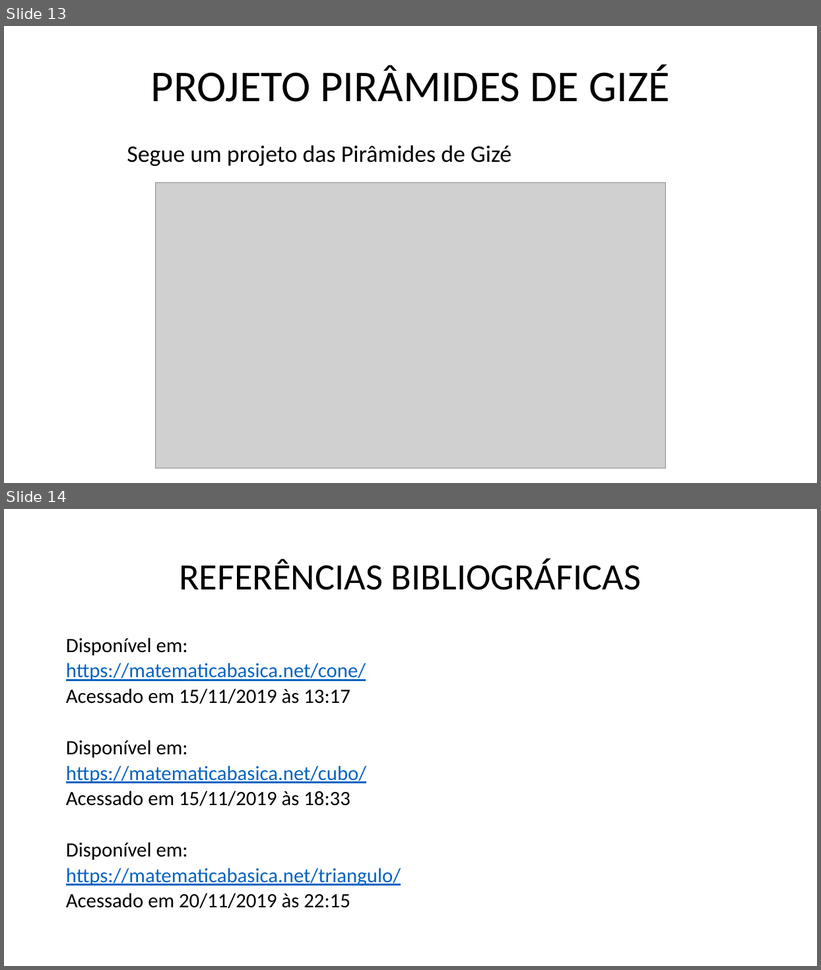
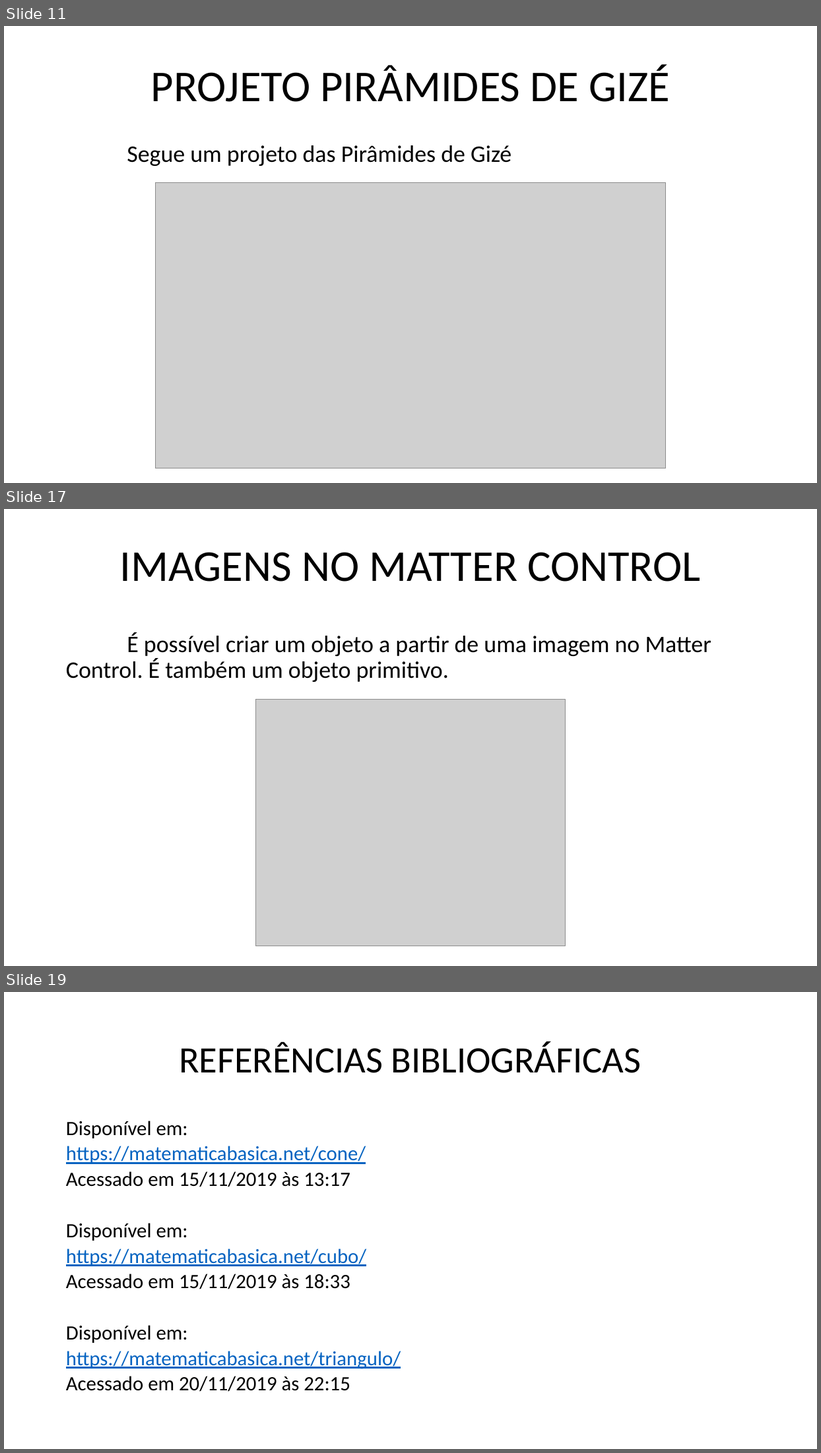
Before and after one commit to marcosdosea/ManualImpessora3D, a slide deck: Curso/Fundamentos de impressão 3D - Objetos.pptx. Shown one above the other, each under a label of ours: slides 13 and 14 before the commit, slides 11, 17 and 19 after it; the slides between them are not shown. The pictures are 821x970 and 821x1453 pixels, drawn with LibreOffice and Linux fonts; fonts in the diff are those of the drawing; grey boxes stand for pictures. Boxes give left, top, right and bottom in pixels: in the first picture for what was removed or moved away, otherwise in the second. Text is boxed around its words. In the diff, an @@ line names an element or a change of style, - is before the commit and + after.

```diff
--- a/Curso/Fundamentos de impressão 3D - Objetos.pptx
+++ b/Curso/Fundamentos de impressão 3D - Objetos.pptx
@@ slide 17 added at [4,509,817,966], background #FFFFFF @@
@@ title added at [120,552,700,582], 52 pt, text #000000 @@
+IMAGENS NO MATTER CONTROL
@@ text added at [66,632,712,682], 28 pt, text #000000 @@
+É possível criar um objeto a partir de uma imagem no Matter Control. É também um objeto primitivo.
@@ picture added at [256,700,565,947] @@
@@ what was slide 13 is now slide 11 @@
@@ what was slide 14 is now slide 19 @@
```
Also in this commit, not shown: 2 slides changed, 5 other slides added, 1 slide removed, 3 other files.
